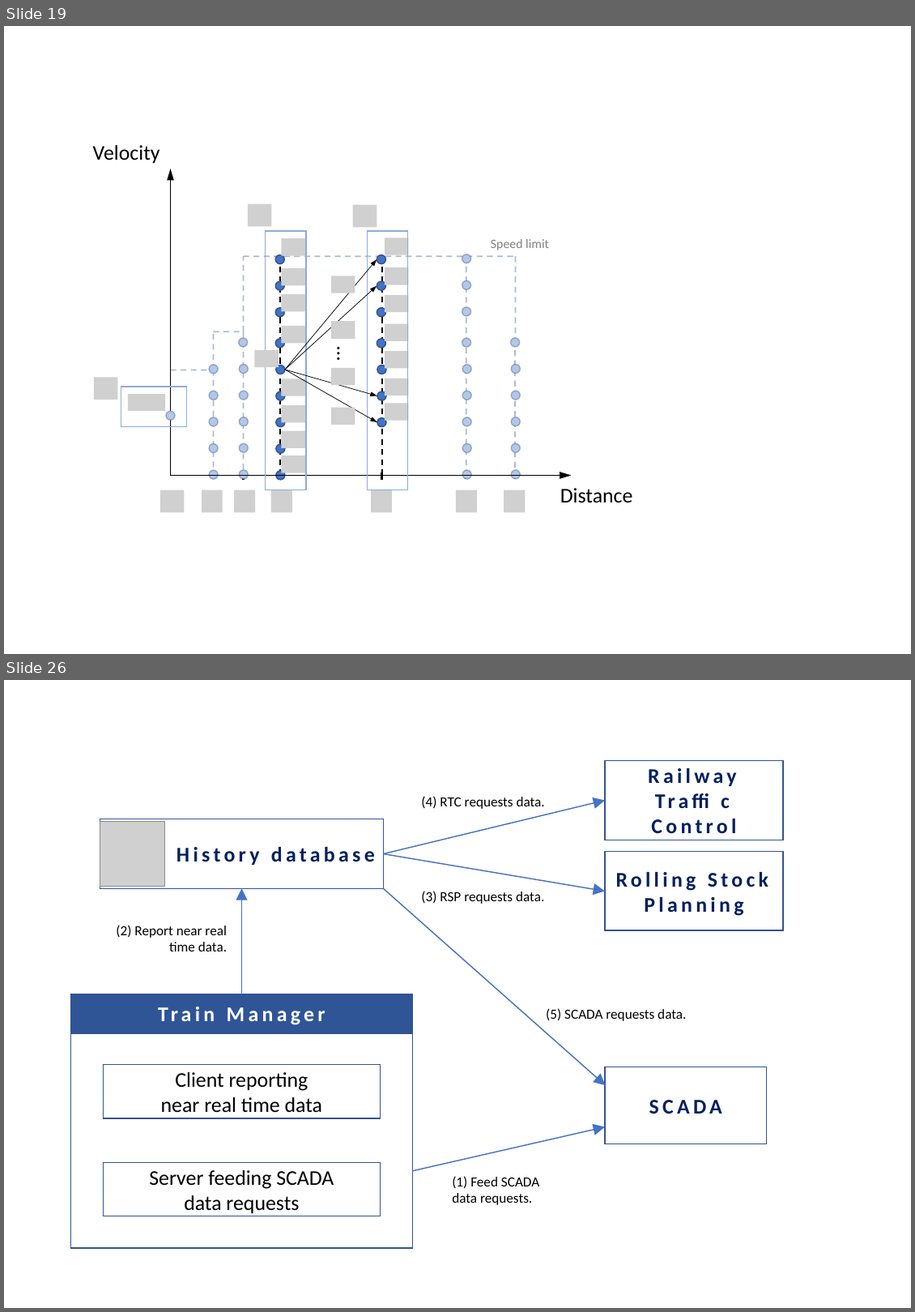
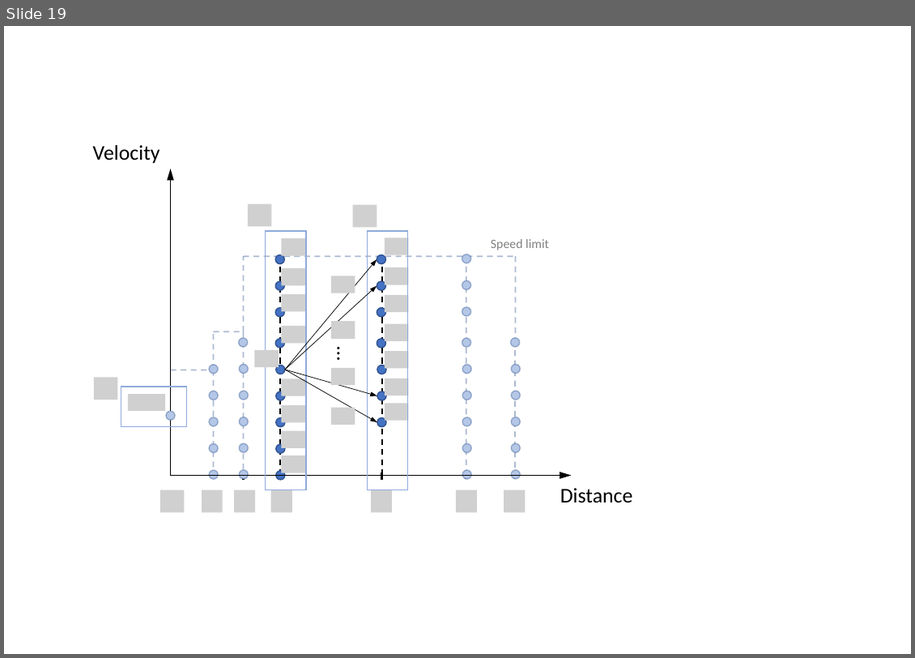
Before and after one commit to trencat/Trencat, a slide deck: doc/source/figures/figures.pptx. Shown one above the other, each under a label of ours: slides 19 and 26 before the commit, slide 19 after it; the slides between them are not shown. The pictures are 915x1312 and 915x658 pixels, drawn with LibreOffice and Linux fonts; fonts in the diff are those of the drawing; grey boxes stand for pictures. Boxes give left, top, right and bottom in pixels: in the first picture for what was removed or moved away, otherwise in the second. Text is boxed around its words. In the diff, an @@ line names an element or a change of style, - is before the commit and + after.

Commit message:
Designing railway simulator documentation

```diff
--- a/doc/source/figures/figures.pptx
+++ b/doc/source/figures/figures.pptx
@@ slide 26 removed at (4, 680, 911, 1308), background #FFFFFF @@
@@ rectangle removed at (606, 761, 784, 840) @@
-Railway Traffic Control
@@ arrow removed from (383, 854) to (606, 801) @@
@@ text removed at (421, 796, 545, 809) @@
-(4) RTC requests data.
@@ rectangle removed at (100, 819, 383, 889) @@
-History database
@@ picture removed at (100, 822, 165, 886) @@
@@ arrow removed from (383, 854) to (606, 891) @@
@@ rectangle removed at (606, 852, 784, 930) @@
-Rolling Stock Planning
@@ arrow removed from (242, 994) to (242, 889) @@
@@ arrow removed from (383, 889) to (606, 1086) @@
@@ text removed at (421, 891, 544, 904) @@
-(3) RSP requests data.
@@ text removed at (116, 925, 227, 951) @@
-(2) Report near real time data.
@@ rectangle removed at (71, 994, 414, 1032) @@
-Train Manager
@@ text removed at (546, 1008, 686, 1021) @@
-(5) SCADA requests data.
@@ rectangle removed at (71, 1033, 414, 1248) @@
@@ rectangle removed at (103, 1065, 380, 1118) @@
-Client reporting
-near real time data
@@ rectangle removed at (606, 1067, 767, 1144) @@
-SCADA
@@ arrow removed from (413, 1171) to (606, 1127) @@
@@ rectangle removed at (103, 1163, 380, 1216) @@
-Server feeding SCADA
-data requests
@@ text removed at (452, 1176, 539, 1205) @@
-(1) Feed SCADA data requests.
```
Also in this commit, not shown: 2 slides changed, 9 other slides removed, 12 other files.
